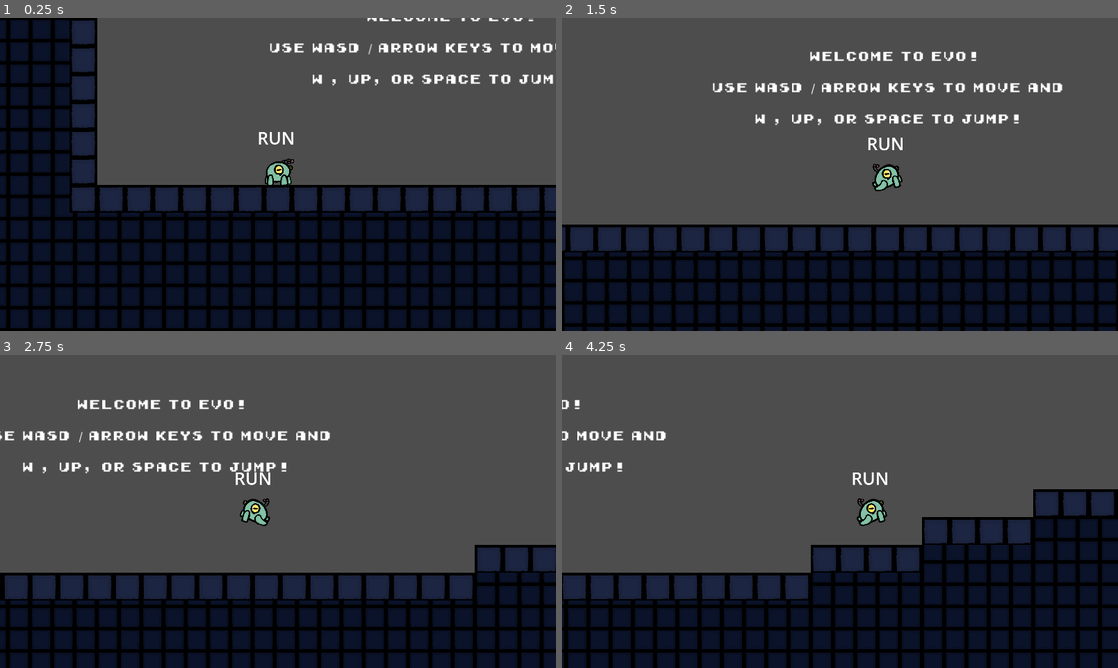
Above: before the commit, frames 1-4 (two rows, left to right).
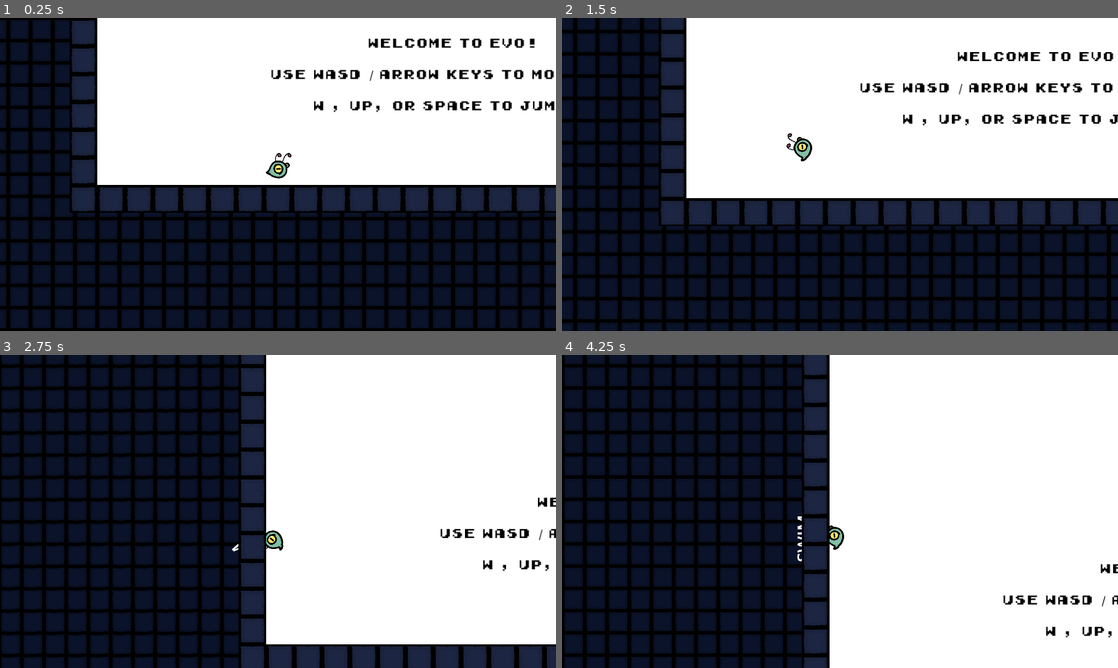
Above: after the commit, the same moments.

Repository: alexeiMikhail/evo
Game: Godot game, scene res://scene_controller.tscn
Two runs of this game, one before a commit and one after it. Both use one fixed random seed, a clock stepped at 60 frames per second and the inputs below.
Inputs:
- Up to frame 1 (0.25 s): no input
- Up to frame 2 (1.5 s): tap Space at 0.5, 1.25 s; hold Up (jump) 0.53-1.28 s; hold Right (move_right) from 0.53 s (still down); tap Shift (dash) at 1.35 s
- Up to frame 3 (2.75 s): tap Up (jump) at 1.52, 1.55, 1.82 s; tap Space at 2 s; release Right (move_right) at 2.03 s; hold Left (move_left) from 2.03 s (still down); hold Up (jump) from 2.03 s (still down)
- Up to frame 4 (4.25 s): tap Space at 2.75, 3.5 s; release Left (move_left) at 2.78 s; release Up (jump) at 2.78 s; hold Right (move_right) from 2.78 s (still down); tap Shift (dash) at 2.85 s; tap Up (jump) at 3.02, 3.05, 3.32 s; hold Up (jump) from 3.53 s (still down)

The runs differ from the first frame. In frame 1, 43% of the frame differs, in the area x 17-100%, y 0-54%; in frame 2, 82%; in frame 3, 91%; in frame 4, 92%, in the area x 0-100%, y 0-100%.

Commit message:
Finished game

Diff:
--- a/flag.gd
+++ b/flag.gd
@@ -1,4 +1,4 @@
 extends Sprite2D
 
-func _on_area_2d_body_entered(body):
+func _on_area_2d_body_exited(body):
 	$AudioStreamPlayer.play()
--- a/level_1.tscn
+++ b/level_1.tscn
@@ -112,16 +112,24 @@
 physics_layer_0/collision_mask = 0
 sources/2 = SubResource("TileSetAtlasSource_rputj")
 
-[sub_resource type="RectangleShape2D" id="RectangleShape2D_givnf"]
-size = Vector2(90.002, 170)
+[sub_resource type="RectangleShape2D" id="RectangleShape2D_achb7"]
+size = Vector2(84.6655, 212.667)
 
 [node name="Level1" type="Node2D"]
+
+[node name="ColorRect2" type="ColorRect" parent="."]
+z_index = -1000
+offset_left = -4168.0
+offset_top = -4528.0
+offset_right = 29336.0
+offset_bottom = 9672.0
 
 [node name="StartingLocation" type="Marker2D" parent="."]
 position = Vector2(546, 210)
 
 [node name="Alien" parent="." node_paths=PackedStringArray("starting_location") instance=ExtResource("1_qmwnj")]
 position = Vector2(160, 360)
+state = 1
 starting_location = NodePath("../StartingLocation")
 
 [node name="Camera2D" type="Camera2D" parent="Alien"]
@@ -131,25 +139,25 @@
 rotation_smoothing_enabled = true
 
 [node name="Foreground Tilemap" type="TileMap" parent="."]
+z_index = 3
 scale = Vector2(0.25, 0.25)
 tile_set = SubResource("TileSet_vi582")
 format = 2
 layer_0/tile_data = PackedInt32Array(393217, 65536, 0, 393218, 65536, 0, 393219, 65536, 0, 393220, 65536, 0, 393216, 65 …(49881 unchanged characters)…
 
 [node name="Water" parent="." instance=ExtResource("3_fwl85")]
-position = Vector2(3120, 80)
+position = Vector2(2968, 240)
 
 [node name="CollisionShape2D" type="CollisionShape2D" parent="Water"]
-visible = false
 position = Vector2(6904, 3552)
 shape = SubResource("RectangleShape2D_b625l")
 
-[node name="ColorRect" type="ColorRect" parent="Water"]
-offset_left = 1088.0
-offset_top = 1664.0
-offset_right = 12720.0
-offset_bottom = 5440.0
-color = Color(0, 0.666667, 1, 0.352941)
+[node name="ColorRect" type="ColorRect" parent="Water/CollisionShape2D"]
+offset_left = -7208.0
+offset_top = -1904.0
+offset_right = 6696.0
+offset_bottom = 2904.0
+color = Color(0.145098, 1, 1, 0.2)
 
 [node name="Background" type="TileMap" parent="."]
 z_index = -1
@@ -185,13 +193,14 @@
 offset_top = -250.0
 offset_right = 3471.0
 offset_bottom = -19.0
-theme_override_fonts/normal_font = ExtResource("3_xmssu")
-theme_override_font_sizes/normal_font_size = 28
-bbcode_enabled = true
-text = "[center]  YOU ARE ABLE TO DASH ONCE
-EVERY  THREE SECONDS.
-
-USE YOUR DASHES WISELY.
+theme_override_colors/table_even_row_bg = Color(0, 0, 0, 1)
+theme_override_colors/table_odd_row_bg = Color(0, 0, 0, 1)
+theme_override_colors/default_color = Color(0, 0, 0, 1)
+theme_override_colors/font_shadow_color = Color(0, 0, 0, 1)
+theme_override_fonts/normal_font = ExtResource("3_xmssu")
+theme_override_font_sizes/normal_font_size = 28
+bbcode_enabled = true
+text = "[center]  USE YOUR DASHES WISELY.
 
 PRESS SHIFT TO DASH!"
 fit_content = true
@@ -224,6 +233,7 @@
 offset_top = -275.0
 offset_right = 4496.0
 offset_bottom = -44.0
+theme_override_colors/default_color = Color(0, 0, 0, 1)
 theme_override_fonts/normal_font = ExtResource("3_xmssu")
 theme_override_font_sizes/normal_font_size = 29
 bbcode_enabled = true
@@ -235,12 +245,13 @@
 
 [node name="RichTextLabel7" type="RichTextLabel" parent="Textboxes"]
 layout_mode = 0
-offset_left = 6616.0
-offset_top = -712.0
-offset_right = 8326.0
-offset_bottom = 58.0
-theme_override_fonts/normal_font = ExtResource("3_xmssu")
-theme_override_font_sizes/normal_font_size = 28
+offset_left = 6512.0
+offset_top = -560.0
+offset_right = 8222.0
+offset_bottom = 210.0
+theme_override_colors/default_color = Color(0, 0, 0, 1)
+theme_override_fonts/normal_font = ExtResource("3_xmssu")
+theme_override_font_sizes/normal_font_size = 20
 bbcode_enabled = true
 text = "[center] THE PELLET TO THE LEFT OF THE PLATFORM IS AN
 
@@ -266,6 +277,7 @@
 offset_top = 684.0
 offset_right = 6214.0
 offset_bottom = 915.0
+theme_override_colors/default_color = Color(0, 0, 0, 1)
 theme_override_fonts/normal_font = ExtResource("3_xmssu")
 theme_override_font_sizes/normal_font_size = 28
 bbcode_enabled = true
@@ -377,7 +389,7 @@
 theme_override_fonts/normal_font = ExtResource("3_xmssu")
 theme_override_font_sizes/normal_font_size = 28
 bbcode_enabled = true
-text = " [center] you can press and hold jump
+text = " [center] you can press and hold jump and forward
 by itself to glide!
 
 try it now!"
@@ -403,16 +415,17 @@
 
 WANT TO START THE TUTORIAL OVER?
 
-PRESS THE \"R\" KEY!"
+PRESS THE \"R\" KEY TWICE!"
 fit_content = true
 tab_size = 1
 
 [node name="RichTextLabel16" type="RichTextLabel" parent="Textboxes"]
 layout_mode = 0
-offset_left = -307.0
-offset_top = -21.0
-offset_right = 1403.0
-offset_bottom = 210.0
+offset_left = -304.0
+offset_top = 40.0
+offset_right = 1406.0
+offset_bottom = 271.0
+theme_override_colors/default_color = Color(0, 0, 0, 1)
 theme_override_fonts/normal_font = ExtResource("3_xmssu")
 theme_override_font_sizes/normal_font_size = 28
 bbcode_enabled = true
@@ -423,7 +436,6 @@
 W , UP, OR SPACE TO JUMP!"
 fit_content = true
 tab_size = 1
-metadata/_edit_use_anchors_ = true
 
 [node name="RichTextLabel2" type="RichTextLabel" parent="Textboxes"]
 layout_mode = 0
@@ -447,26 +459,23 @@
 script = ExtResource("6_y68i1")
 
 [node name="Area2D" type="Area2D" parent="Flag"]
-position = Vector2(-30912, -4032)
-scale = Vector2(1.33333, 1.33333)
 collision_layer = 0
-collision_mask = 9
 
 [node name="CollisionShape2D" type="CollisionShape2D" parent="Flag/Area2D"]
-position = Vector2(23203, 3019)
-shape = SubResource("RectangleShape2D_givnf")
-debug_color = Color(0.805013, 0.416478, 1.92523e-07, 0.42)
+position = Vector2(11, 0.333496)
+shape = SubResource("RectangleShape2D_achb7")
+debug_color = Color(0.774584, 0.441468, 9.62615e-07, 0.42)
 
 [node name="AudioStreamPlayer" type="AudioStreamPlayer" parent="Flag"]
 stream = ExtResource("7_5nv4s")
 volume_db = -25.0
 
 [node name="EvoPellet" parent="." instance=ExtResource("5_ta7bx")]
-position = Vector2(7584, -144)
+position = Vector2(7587, -101)
 scale = Vector2(0.25, 0.25)
 
 [node name="EvoPellet2" parent="." instance=ExtResource("5_ta7bx")]
-position = Vector2(14192, 1472)
+position = Vector2(14184, 1472)
 scale = Vector2(0.25, 0.25)
 
 [node name="wrecking_ball" parent="." instance=ExtResource("8_dddo0")]
@@ -479,4 +488,8 @@
 [node name="move_point" type="Node2D" parent="moving_platform"]
 position = Vector2(0, -1200)
 
-[connection signal="body_entered" from="Flag/Area2D" to="Flag" method="_on_area_2d_body_entered"]
+[node name="ColorRect" type="ColorRect" parent="."]
+offset_right = 40.0
+offset_bottom = 40.0
+
+[connection signal="body_exited" from="Flag/Area2D" to="Flag" method="_on_area_2d_body_exited"]
--- a/scene_controller.tscn
+++ b/scene_controller.tscn
@@ -66,6 +66,8 @@
 }
 
 [node name="ColorRect" type="ColorRect" parent="AnimationPlayer"]
+anchors_preset = -1
+anchor_right = 5.47222
 offset_left = -2696.0
 offset_top = -3944.0
 offset_right = 22288.0
Binary file added: assets/background.png
Not shown, added: assets/background.png.import
